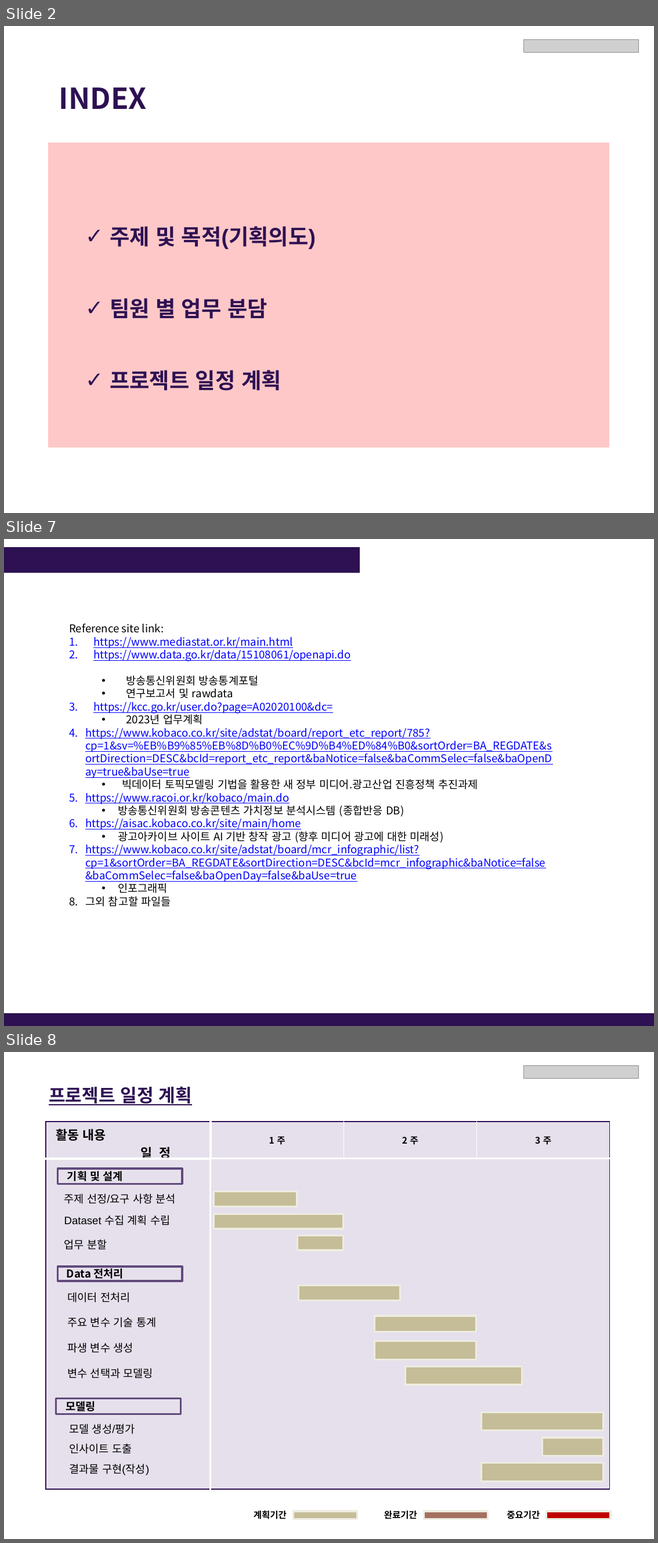
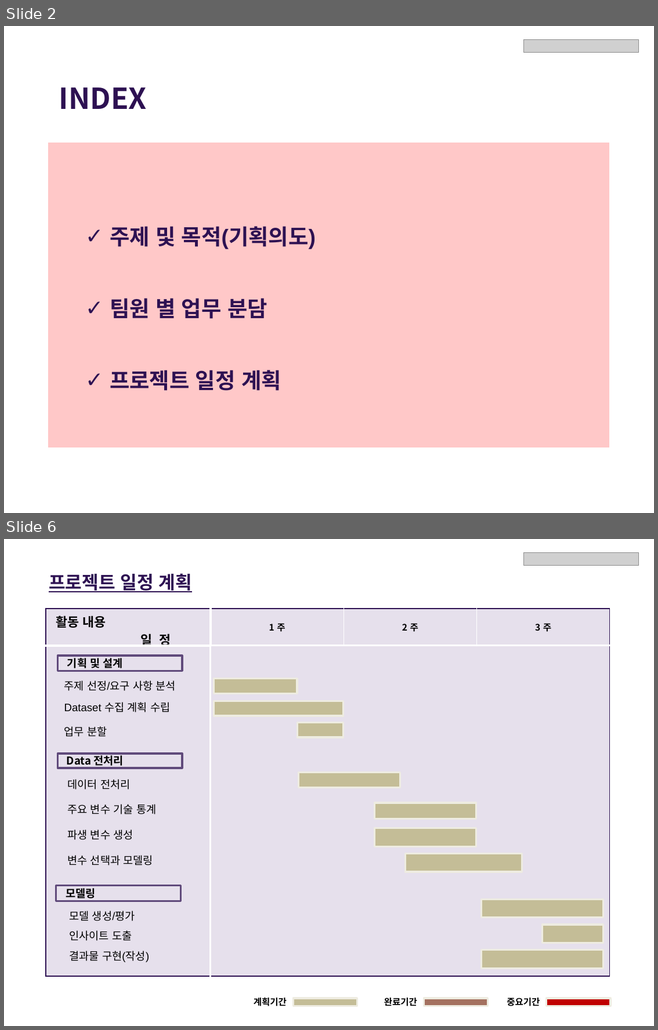
Before and after one commit to naleetwo/MidtermProject, a slide deck: PPT/중간프로젝트 기획안 _ (2팀)_20230402_SeokwonNa.pptx. Shown one above the other, each under a label of ours: slides 2, 7 and 8 before the commit, slides 2 and 6 after it; the slides between them are not shown. The pictures are 658x1543 and 658x1030 pixels, drawn with LibreOffice and Linux fonts; fonts in the diff are those of the drawing; grey boxes stand for pictures; background and template pictures are left out. Boxes give left, top, right and bottom in pixels: in the first picture for what was removed or moved away, otherwise in the second. Text is boxed around its words. In the diff, an @@ line names an element or a change of style, - is before the commit and + after.

Commit message:
PPT 계획서 20230407 업데이트 완료

```diff
--- a/PPT/중간프로젝트 기획안 _ (2팀)_20230402_SeokwonNa.pptx
+++ b/PPT/중간프로젝트 기획안 _ (2팀)_20230402_SeokwonNa.pptx
@@ slide 7 removed at (4, 539, 654, 1026), background #FFFFFF @@
@@ rectangle removed at (4, 548, 360, 573) @@
@@ text removed at (69, 624, 552, 907) @@
-Reference site link:
-1. https://www.mediastat.or.kr/main.html
-2. https://www.data.go.kr/data/15108061/openapi.do
-  • 방송통신위원회 방송통계포털
-  • 연구보고서 및 rawdata
-3. https://kcc.go.kr/user.do?page=A02020100&dc=
-  • 2023년 업무계획
-4. https://www.kobaco.co.kr/site/adstat/board/report_etc_report/785?cp=1&sv=%EB%B9%85%EB%8D%B0%EC%9D%B4%ED%84%B0&sortOrder=BA_REGDATE&sortDirection=DESC&bcId=report_etc_report&baNotice=false&baCommSelec=false&baOpenDay=true&baUse=true
-  • 빅데이터 토픽모델링 기법을 활용한 새 정부 미디어.광고산업 진흥정책 추진과제
-5. https://www.racoi.or.kr/kobaco/main.do
-  • 방송통신위원회 방송콘텐츠 가치정보 분석시스템 (종합반응 DB)
-6. https://aisac.kobaco.co.kr/site/main/home
-  • 광고아카이브 사이트 AI 기반 창작 광고 (향후 미디어 광고에 대한 미래성)
-7. https://www.kobaco.co.kr/site/adstat/board/mcr_infographic/list?cp=1&sortOrder=BA_REGDATE&sortDirection=DESC&bcId=mcr_infographic&baNotice=false&baCommSelec=false&baOpenDay=false&baUse=true
-  • 인포그래픽
-8. 그외 참고할 파일들
@@ rectangle removed at (4, 1013, 654, 1026) @@
@@ what was slide 8 is now slide 6 @@
```
Also in this commit, not shown: 3 slides changed, 1 other slide removed.
